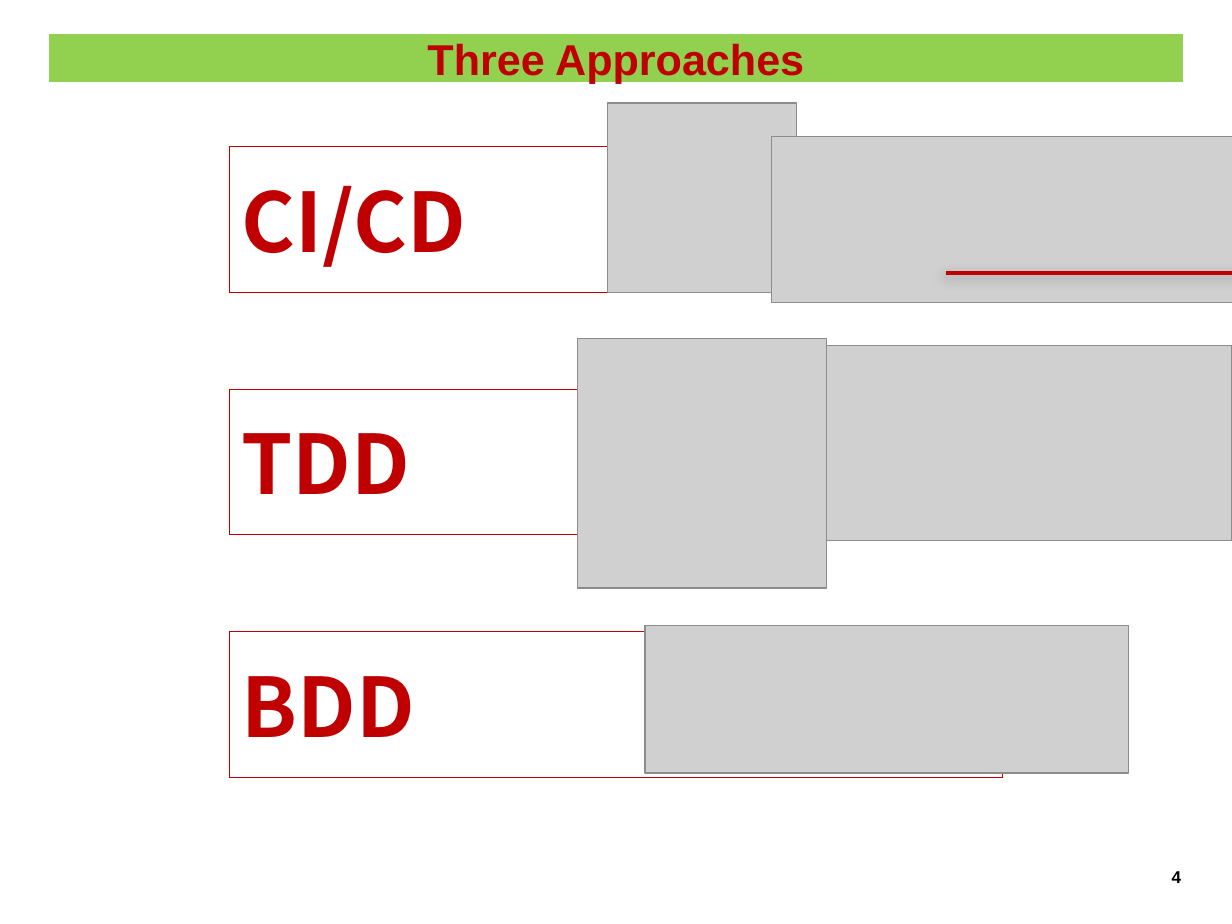
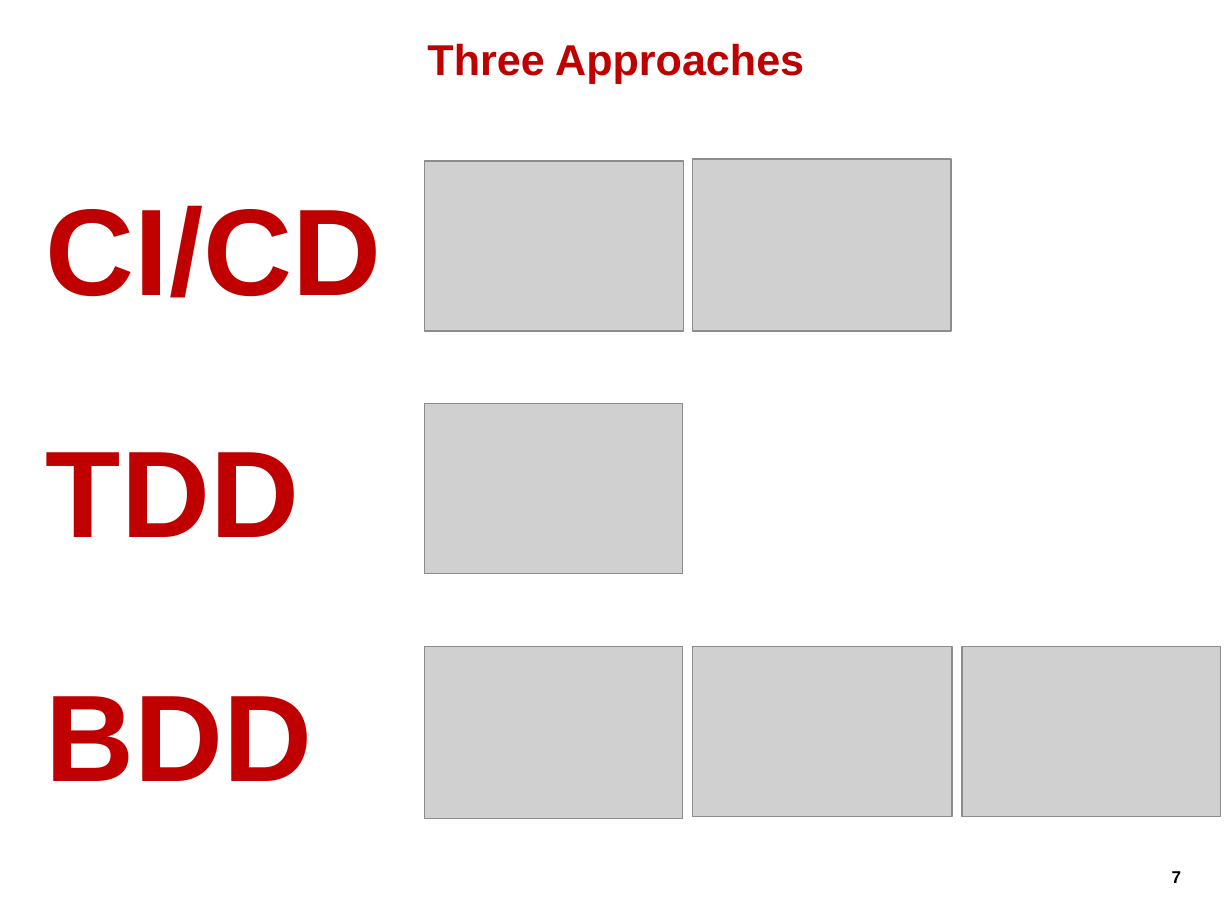
Before and after one commit to hageyahhoo/agile2014, a slide deck: slide 7 of presentations/TechnologyDrivenDevelopment.pptx (slide 4 before the commit). Drawn at 1232x924 pixels with LibreOffice and Linux fonts; fonts in the diff are those of the drawing; grey boxes stand for pictures; background and template pictures are left out. Boxes give left, top, right and bottom in pixels: in the first picture for what was removed or moved away, otherwise in the second. Text is boxed around its words. In the diff, an @@ line names an element or a change of style, - is before the commit and + after.

Commit message:
Added 3-Purposes and 3-Approaches.

```diff
--- a/presentations/TechnologyDrivenDevelopment.pptx
+++ b/presentations/TechnologyDrivenDevelopment.pptx
@@ title "Three Approaches": place and size @@
-title "Three Approaches" at (48,34,1183,83)
+title "Three Approaches" at (427,43,804,83)
@@ title "Three Approaches" at (427,43,804,83): fill #92D050 to none; outline #FFFFFF 0.75 pt to none @@
@@ picture removed at (607,103,797,293) @@
@@ picture removed at (771,137,1232,303) @@
@@ text "CI/CD": place and size @@
-text "CI/CD" at (229,147,1003,292)
+text "CI/CD" at (46,205,381,298)
@@ picture added at (424,161,684,331) @@
@@ picture added at (692,159,951,331) @@
@@ line removed from (946, 274) to (1232, 274) @@
@@ picture removed at (578,339,827,588) @@
@@ picture removed at (812,345,1232,540) @@
@@ text "TDD": place and size @@
-text "TDD" at (229,389,1003,535)
+text "TDD" at (46,452,299,537)
@@ picture added at (424,404,683,574) @@
@@ picture removed at (646,626,1129,772) @@
@@ size 48 to 72 pt, font Noto Sans CJK JP to Arial; outline #BF0000 0.75 pt to none in 3 elements at (46,205,381,298), (46,452,299,537), (46,696,313,781) @@
@@ text "BDD": place and size @@
-text "BDD" at (229,632,1003,777)
+text "BDD" at (46,696,313,781)
@@ picture added at (424,647,683,819) @@
@@ picture added at (692,647,952,817) @@
@@ picture added at (962,647,1221,817) @@
@@ page number at (1172,871,1182,883): text changed @@
-4
+7
```
Also in this commit, not shown: 3 other slides changed, 3 slides added.
